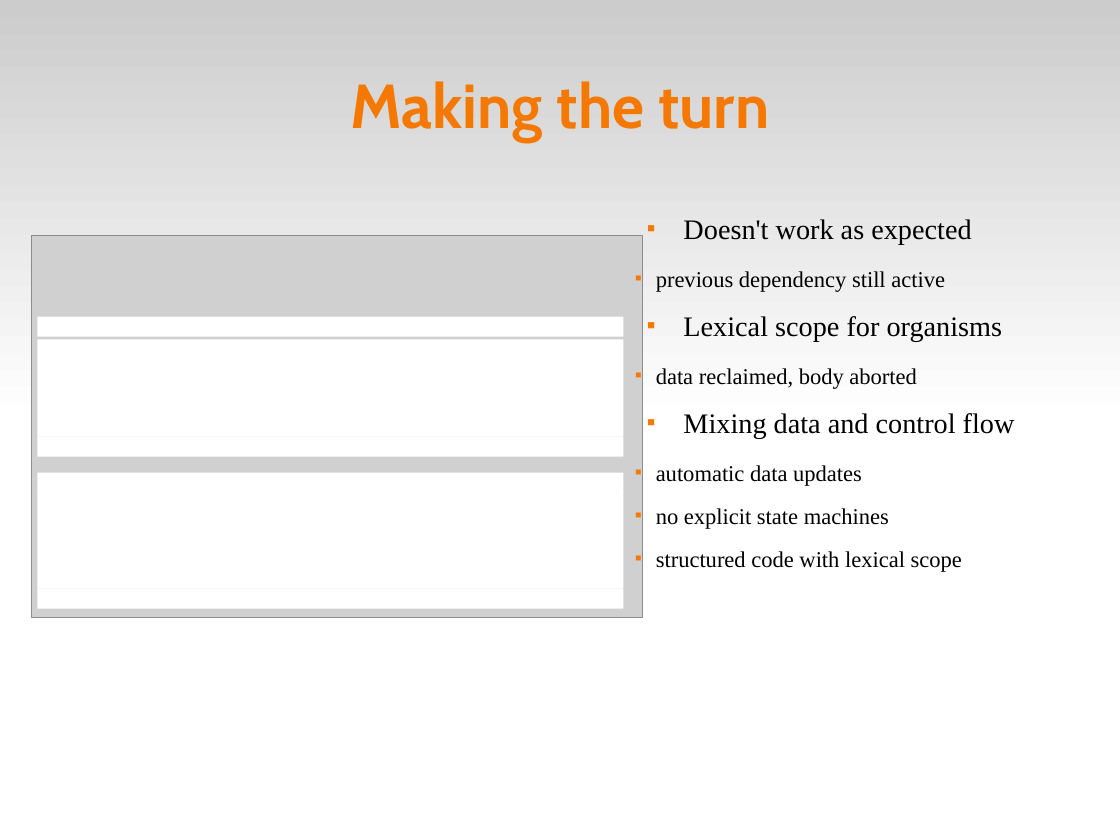
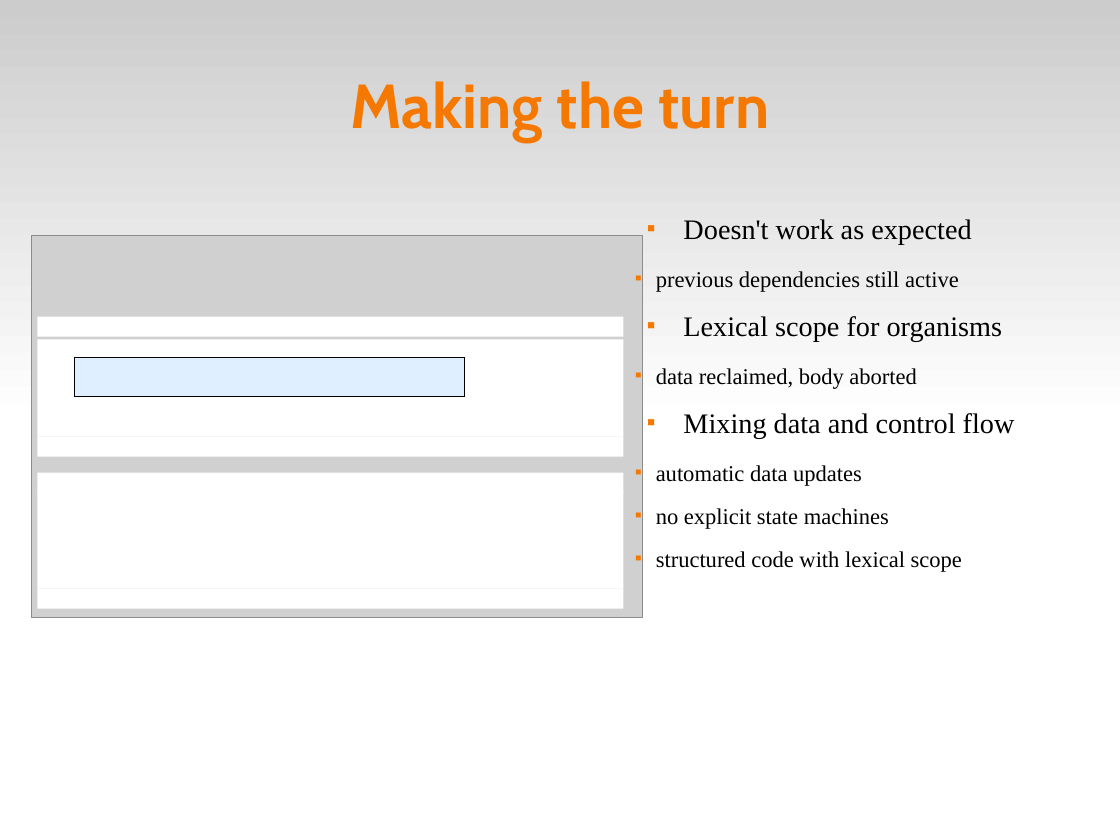
Before and after one commit to fsantanna-no/ceu-docs, a slide deck: slide 6 of ceu_curryon.odp (slide 7 before the commit). Drawn at 1120x840 pixels with LibreOffice and Linux fonts; fonts in the diff are those of the drawing; grey boxes stand for pictures. Boxes give left, top, right and bottom in pixels: in the first picture for what was removed or moved away, otherwise in the second. Text is boxed around its words. In the diff, an @@ line names an element or a change of style, - is before the commit and + after.

```diff
--- a/ceu_curryon.odp
+++ b/ceu_curryon.odp
@@ text at bbox=[656, 271, 959, 292]: text changed @@
-  ■ previous dependency still active
+  ■ previous dependencies still active
@@ rectangle added at bbox=[74, 358, 464, 396], fill #99CCFF at 30% opacity, outline #000000 0 pt @@
```
Also in this commit, not shown: 6 other slides changed, 1 other file.
